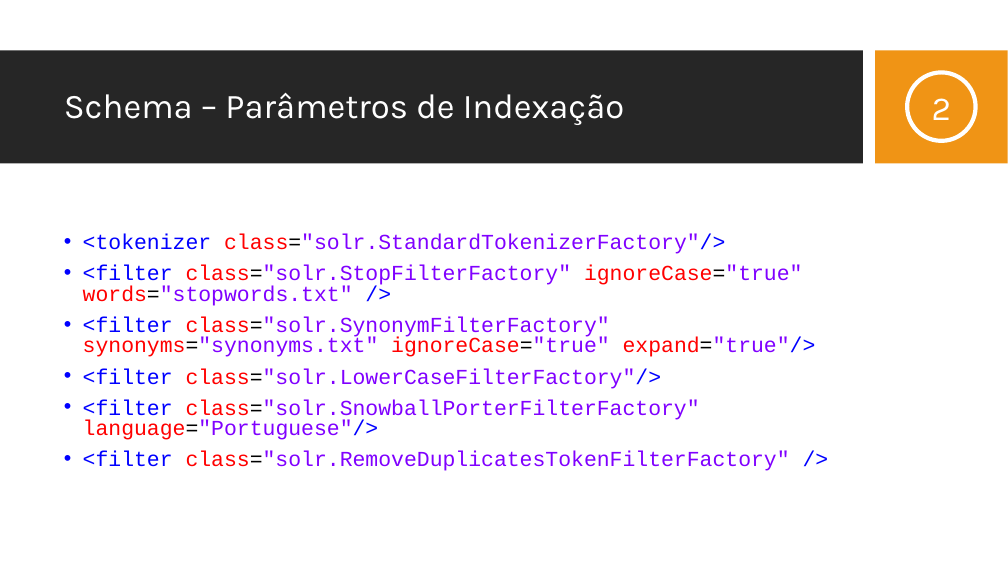
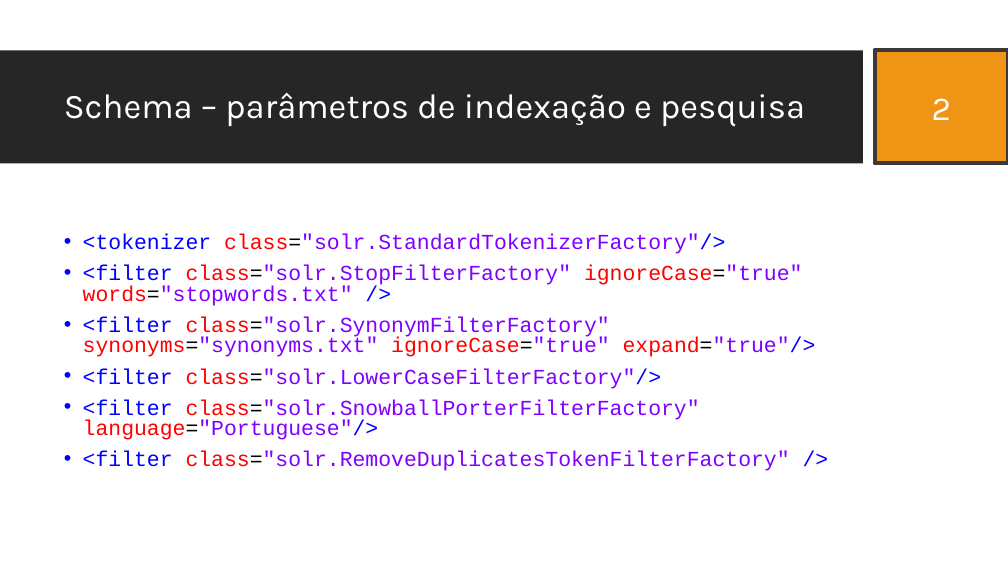
Before and after one commit to JDSBCC/Indexacao-de-Documentos-Clinicos, a slide deck: slide 16 of Dissertacao/4. Defesa da dissertação.pptx (slide 17 before the commit). Drawn at 1008x567 pixels with LibreOffice and Linux fonts; fonts in the diff are those of the drawing; background and template pictures are left out. Boxes give left, top, right and bottom in pixels: in the first picture for what was removed or moved away, otherwise in the second. Text is boxed around its words. In the diff, an @@ line names an element or a change of style, - is before the commit and + after.

```diff
--- a/Dissertacao/4. Defesa da dissertação.pptx
+++ b/Dissertacao/4. Defesa da dissertação.pptx
@@ rectangle added at <box>875,50,1008,163</box>, outline #3B3838 4 pt @@
@@ ellipse removed at <box>907,73,976,141</box> @@
@@ title at <box>64,93,805,126</box>: text changed @@
-Schema – Parâmetros de Indexação
+Schema – parâmetros de indexação e pesquisa
```
Also in this commit, not shown: 14 other slides changed, 4 slides added, 3 slides removed, 7 other files.
